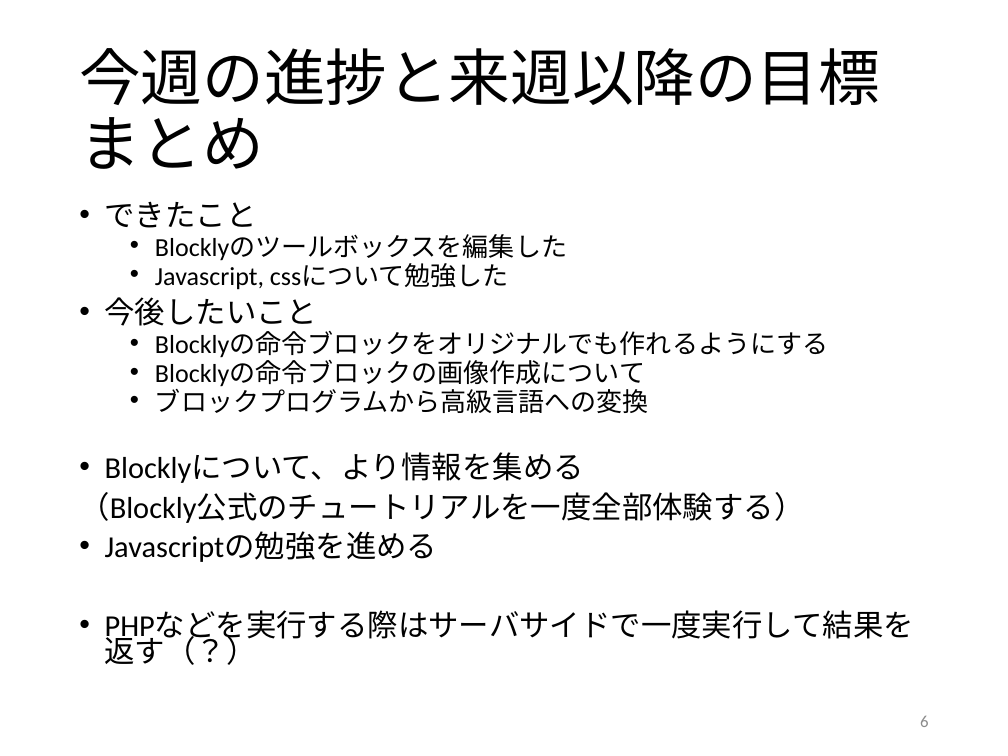
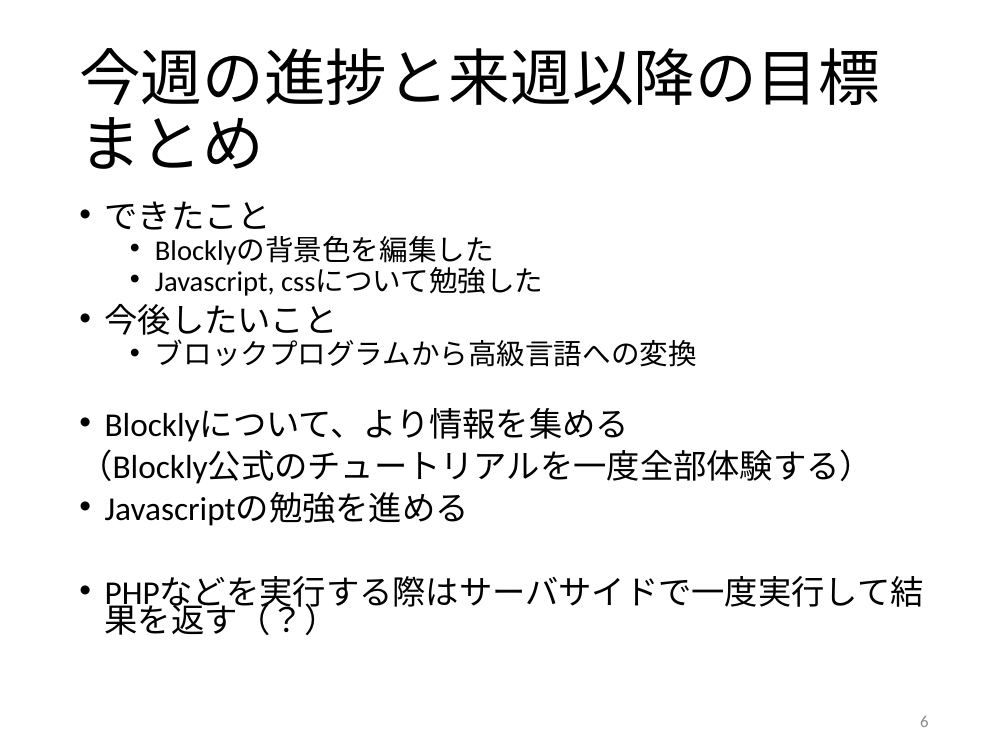
Before and after one commit to kait-takanolab/1821121-shimaoka-thesis, a slide deck: slide 6 of 1821121_shimaoka_sotsuken_521.pptx. Drawn at 1008x756 pixels with LibreOffice and Linux fonts; fonts in the diff are those of the drawing. Boxes give left, top, right and bottom in pixels: in the first picture for what was removed or moved away, otherwise in the second. Text is boxed around its words. In the diff, an @@ line names an element or a change of style, - is before the commit and + after.

```diff
--- a/1821121_shimaoka_sotsuken_521.pptx
+++ b/1821121_shimaoka_sotsuken_521.pptx
@@ text at (x1=79, y1=201, x2=873, y2=526): size 21.7 to 23.8 pt in "できたこと", "今後したいこと", "Blocklyについて、より情報を集める", "（Blockly公式のチュートリアルを一度全部体験する）" and 2 more places; size 18.6 to 20.4 pt in "Javascript, cssについて勉強した", "ブロックプログラムから高級言語への変換" @@
@@ text at (x1=155, y1=236, x2=494, y2=265): text changed; size 18.6 to 20.4 pt @@
-  • Blocklyのツールボックスを編集した
+  • Blocklyの背景色を編集した
@@ text at (x1=155, y1=332, x2=828, y2=387): paragraphs removed @@
-  • Blocklyの命令ブロックをオリジナルでも作れるようにする
-  • Blocklyの命令ブロックの画像作成について
```
Also in this commit, not shown: 2 other slides changed.
